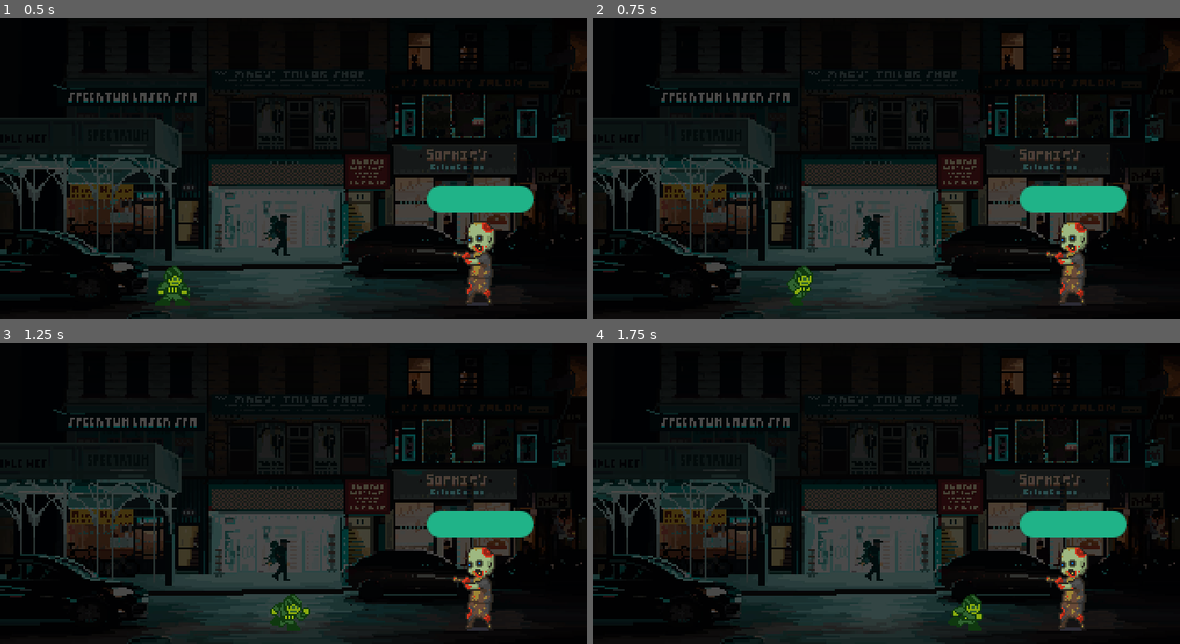
Above: before the commit, frames 1-4 (two rows, left to right).
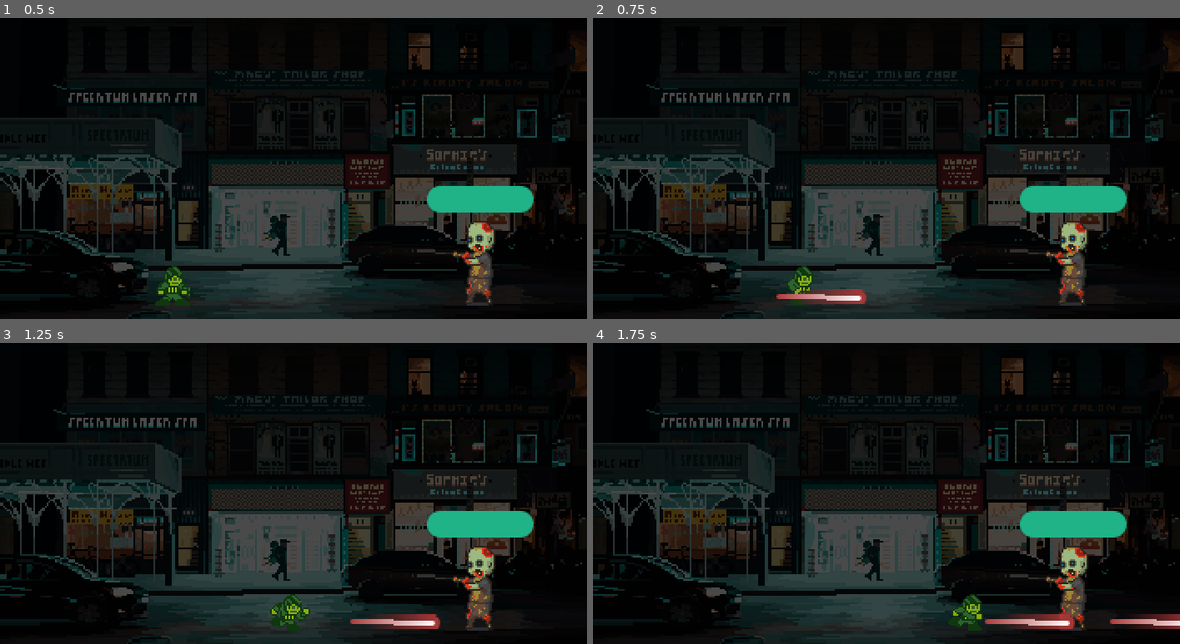
Above: after the commit, the same moments.

Repository: blacksagres/streets-of-evil
Game: Godot game, scene res://world.tscn
Two runs of this game, one before a commit and one after it. Both use one fixed random seed, a clock stepped at 60 frames per second and the inputs below.
Inputs:
- Up to frame 1 (0.5 s): no input
- Up to frame 2 (0.75 s): tap Enter (ui_accept) at 0.5 s; hold Right (ui_right) from 0.53 s (still down); tap Space (shoot) at 0.6 s
- Up to frame 3 (1.25 s): keep holding Right (ui_right); tap Enter (ui_accept) at 0.77 s
- Up to frame 4 (1.75 s): keep holding Right (ui_right); tap Space (shoot) at 1.35 s; tap Enter (ui_accept) at 1.52 s

Frame 1 is identical in both runs. In frame 2, 0.6% of the frame differs, in the area x 31-47%, y 90-96%; in frame 3, 0.6%; in frame 4, 1.1%, in the area x 66-100%, y 90-96%.

Commit message:
connect bullet to player, we shootin

Diff:
--- a/characters/player.gd
+++ b/characters/player.gd
@@ -3,6 +3,10 @@
 
 @onready var animation_player := $AnimationPlayer
 @onready var character_sprite := $PlayerSprites
+
+# External dependencies
+
+@export var BULLET : PackedScene
 
 const SPEED = 100.0
 const JUMP_VELOCITY = -400.0
@@ -23,12 +27,25 @@
 func _physics_process(delta: float) -> void:
 	handle_gravity(delta)
 	handle_movement_input()
+	handle_command_input()
 
 	handle_animation(current_state)
 
 	# Process movement and execute it in game
 	move_and_slide()
 
+
+# COMMAND INPUTS
+# Reference: https://github.com/Unchained112/SimpleTopDownShooterTemplate2D/tree/main
+func handle_command_input() -> void:
+	if Input.is_action_just_pressed("shoot"):
+		var new_bullet = BULLET.instantiate()
+		get_tree().root.add_child(new_bullet)
+
+		# this makes a new origin point from the bullet to shoot from
+		# ideally we want a Marker2D as a spawn point but the character itself
+		# will do.
+		new_bullet.transform = self.transform
 
 # STATE
 
--- a/world.tscn
+++ b/world.tscn
@@ -1,8 +1,9 @@
-[gd_scene load_steps=5 format=3 uid="uid://cfm1g0c2lt806"]
+[gd_scene load_steps=6 format=3 uid="uid://cfm1g0c2lt806"]
 
 [ext_resource type="PackedScene" uid="uid://cleasu8qoohko" path="res://characters/player.tscn" id="1_f3sb7"]
 [ext_resource type="Texture2D" uid="uid://dl5pmj3xjvpde" path="res://assets/pixel-art-street-test.jpg" id="1_tlwt5"]
 [ext_resource type="PackedScene" uid="uid://csw4bw3qe8a6s" path="res://characters/enemy.tscn" id="2_fj7yv"]
+[ext_resource type="PackedScene" uid="uid://boabdmx1vydgf" path="res://components/weapons/Bullet.tscn" id="3_aqk2v"]
 
 [sub_resource type="RectangleShape2D" id="RectangleShape2D_aqk2v"]
 size = Vector2(192, 13.25)
@@ -34,6 +35,7 @@
 
 [node name="Player" parent="ActorsContainer" instance=ExtResource("1_f3sb7")]
 position = Vector2(104, 184)
+BULLET = ExtResource("3_aqk2v")
 
 [node name="Enemy" parent="ActorsContainer" instance=ExtResource("2_fj7yv")]
 position = Vector2(288, 184)
